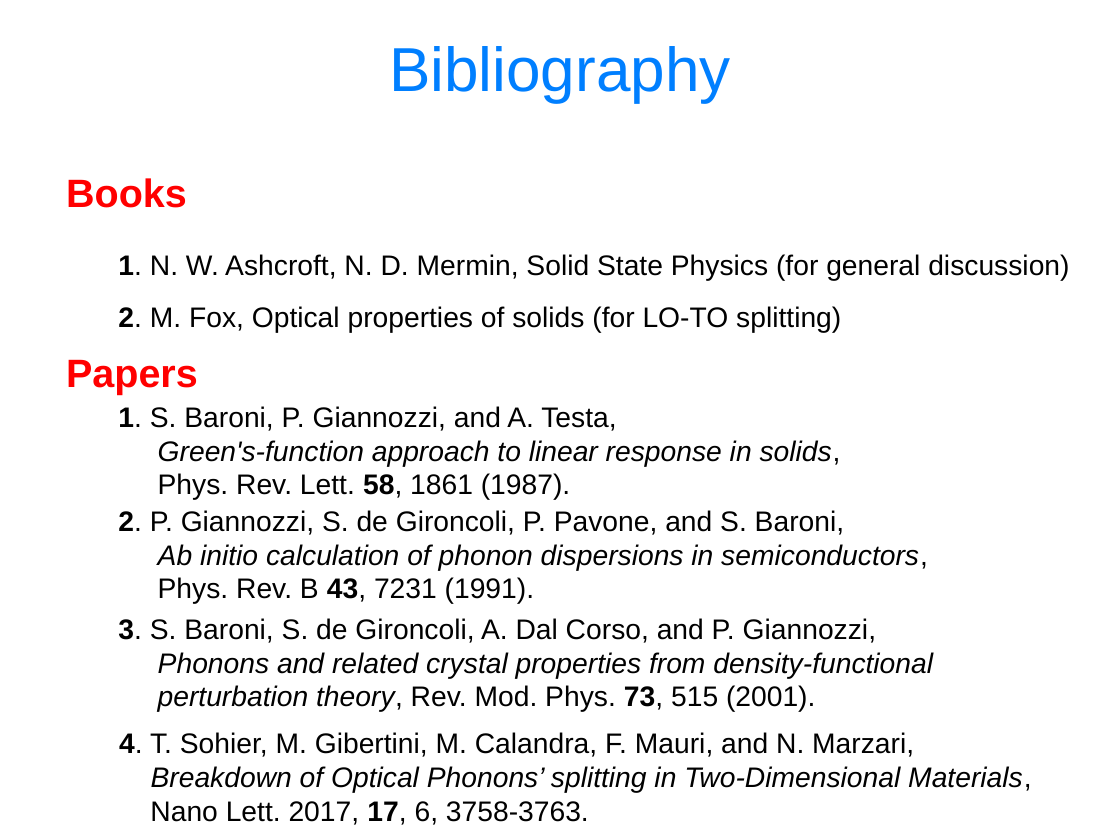
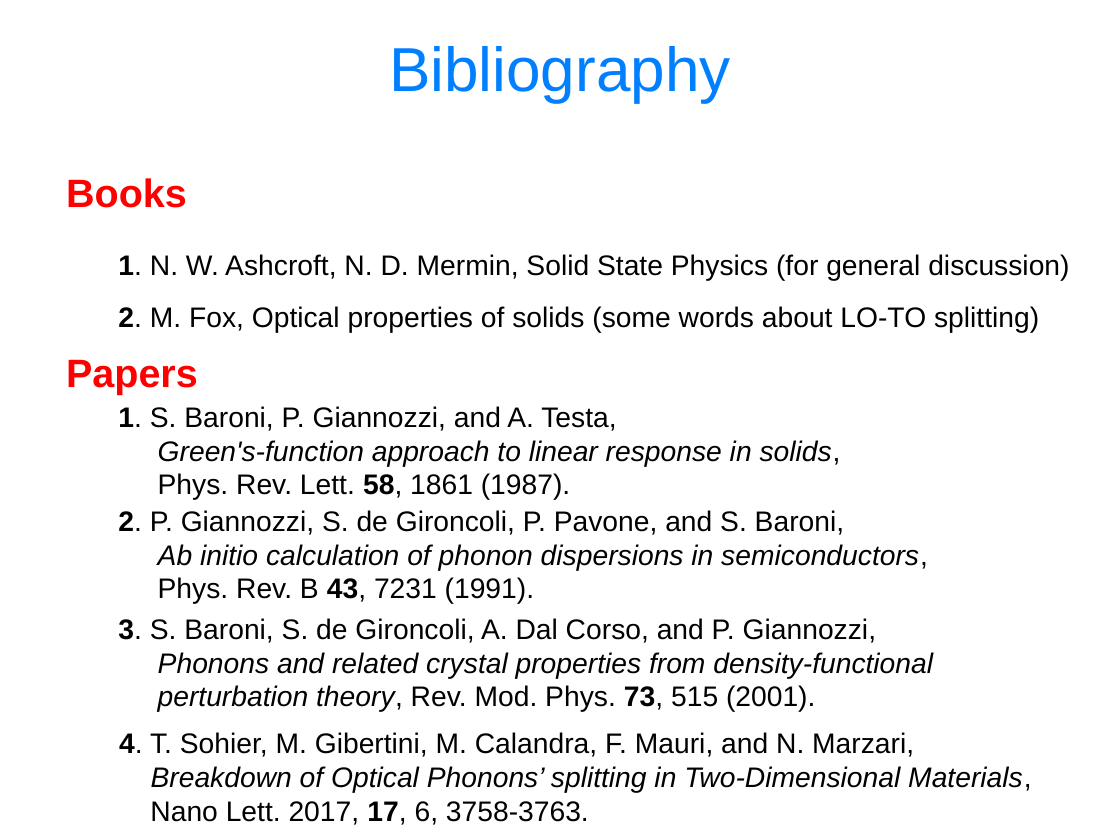
Before and after one commit to aravindhk/QESummerSchool, a slide deck: slide 45 of slides.sources/handson-day3-DFPT.odp. Drawn at 1120x840 pixels with LibreOffice and Linux fonts; fonts in the diff are those of the drawing. Boxes give left, top, right and bottom in pixels: in the first picture for what was removed or moved away, otherwise in the second. Text is boxed around its words. In the diff, an @@ line names an element or a change of style, - is before the commit and + after.

```diff
--- a/slides.sources/handson-day3-DFPT.odp
+++ b/slides.sources/handson-day3-DFPT.odp
@@ text at bbox=[118, 306, 1039, 333]: text changed @@
-2. M. Fox, Optical properties of solids (for LO-TO splitting)
+2. M. Fox, Optical properties of solids (some words about LO-TO splitting)
```
Also in this commit, not shown: 7 other slides changed, 1 other file.
